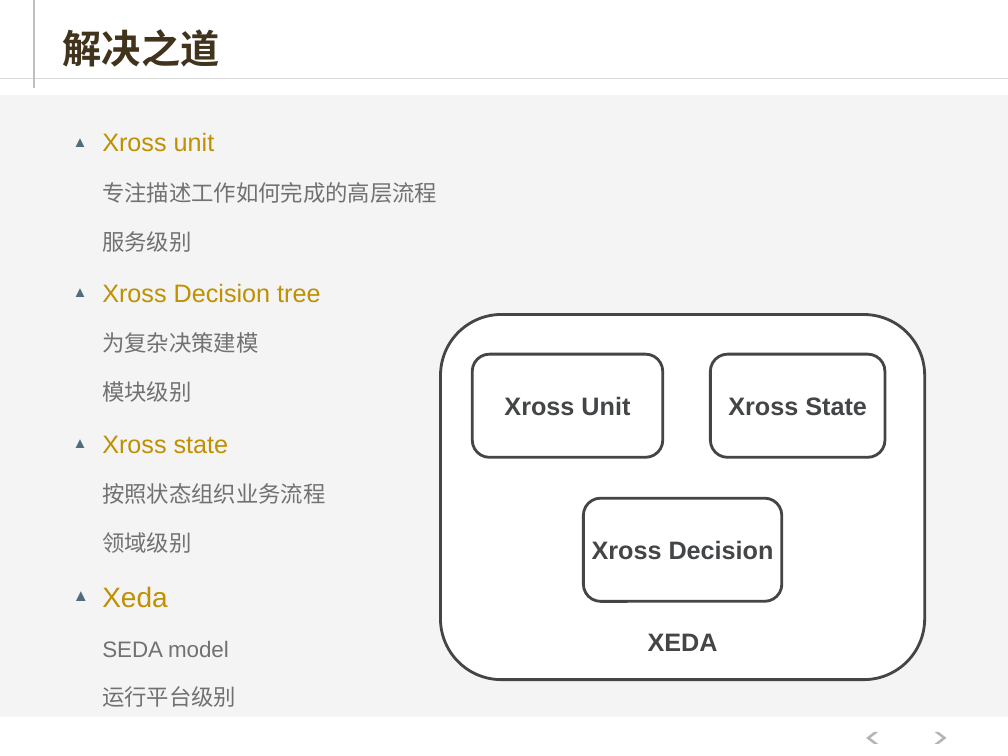
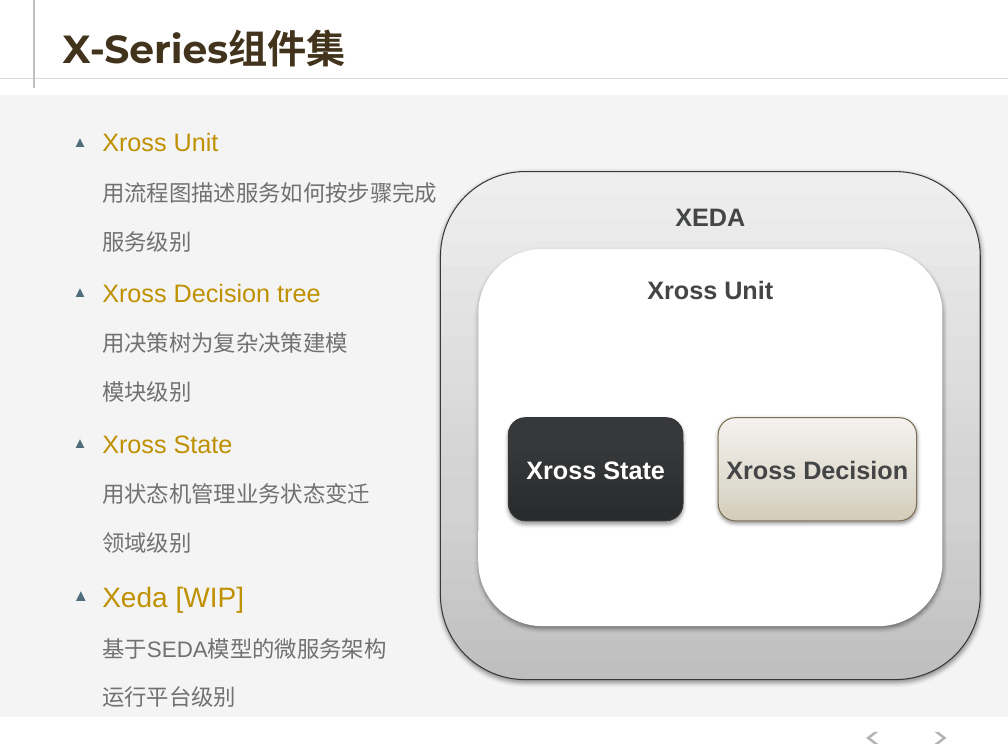
Before and after one commit to hejiehui/xross-tools-installer, a slide deck: slide 15 of doc/X-Series - 中文.pptx (slide 12 before the commit). Drawn at 1008x756 pixels with LibreOffice and Linux fonts; fonts in the diff are those of the drawing. Boxes give left, top, right and bottom in pixels: in the first picture for what was removed or moved away, otherwise in the second. Text is boxed around its words. In the diff, an @@ line names an element or a change of style, - is before the commit and + after.

```diff
--- a/doc/X-Series - 中文.pptx
+++ b/doc/X-Series - 中文.pptx
@@ title at box(63, 29, 346, 67): text changed @@
-解决之道
+X-Series组件集
@@ text at box(102, 132, 437, 203): text changed @@
-▲ Xross unit
-    专注描述工作如何完成的高层流程
+▲ Xross Unit
+    用流程图描述服务如何按步骤完成
@@ rounded rectangle "XEDA": place and size @@
-rounded rectangle "XEDA" at box(440, 314, 924, 679)
+rounded rectangle "XEDA" at box(440, 171, 980, 679)
@@ rounded rectangle "XEDA" at box(440, 171, 980, 679): vertical alignment bottom to top; fill #FFFFFF to gradient #BFBFC0 to #D2D2D3 to #EEEEEE; outline #434547 2 pt to #37393A 0.75 pt; shadow on @@
@@ rounded rectangle "Xross Unit": place and size @@
-rounded rectangle "Xross Unit" at box(473, 354, 663, 457)
+rounded rectangle "Xross Unit" at box(481, 251, 940, 624)
@@ rounded rectangle "Xross Unit" at box(481, 251, 940, 624): vertical alignment middle to top; outline #434547 2 pt to #FFFFFF 3 pt; shadow on @@
@@ text at box(102, 332, 348, 353): text changed @@
-    为复杂决策建模
+    用决策树为复杂决策建模
@@ rounded rectangle "Xross State": place and size @@
-rounded rectangle "Xross State" at box(711, 354, 885, 457)
+rounded rectangle "Xross State" at box(508, 417, 682, 520)
@@ rounded rectangle "Xross State" at box(508, 417, 682, 520): text colour #434547 to #FFFFFF; fill #FFFFFF to gradient #292B2C to #36383A to #36393A; outline #434547 2 pt to #37393A 0.75 pt; shadow on @@
@@ rounded rectangle "Xross Decision": place and size @@
-rounded rectangle "Xross Decision" at box(584, 498, 782, 601)
+rounded rectangle "Xross Decision" at box(718, 417, 916, 520)
@@ rounded rectangle "Xross Decision" at box(718, 417, 916, 520): fill #FFFFFF to gradient #D4CDBB to #E0DBCF to #F4F2ED; outline #434547 2 pt to #7C7255 0.75 pt; shadow on @@
@@ text at box(102, 435, 370, 504): text changed; size 18 to 16 pt; text colour #BF9000 to #717171 @@
-▲ Xross state
-    按照状态组织业务流程
+▲ Xross State
+    用状态机管理业务状态变迁
@@ text at box(102, 586, 386, 659): text changed @@
-▲ Xeda
-    SEDA model
+▲ Xeda [WIP]
+    基于SEDA模型的微服务架构
```
Also in this commit, not shown: 27 other slides changed, 11 slides added, 9 slides removed, 1 other file.
